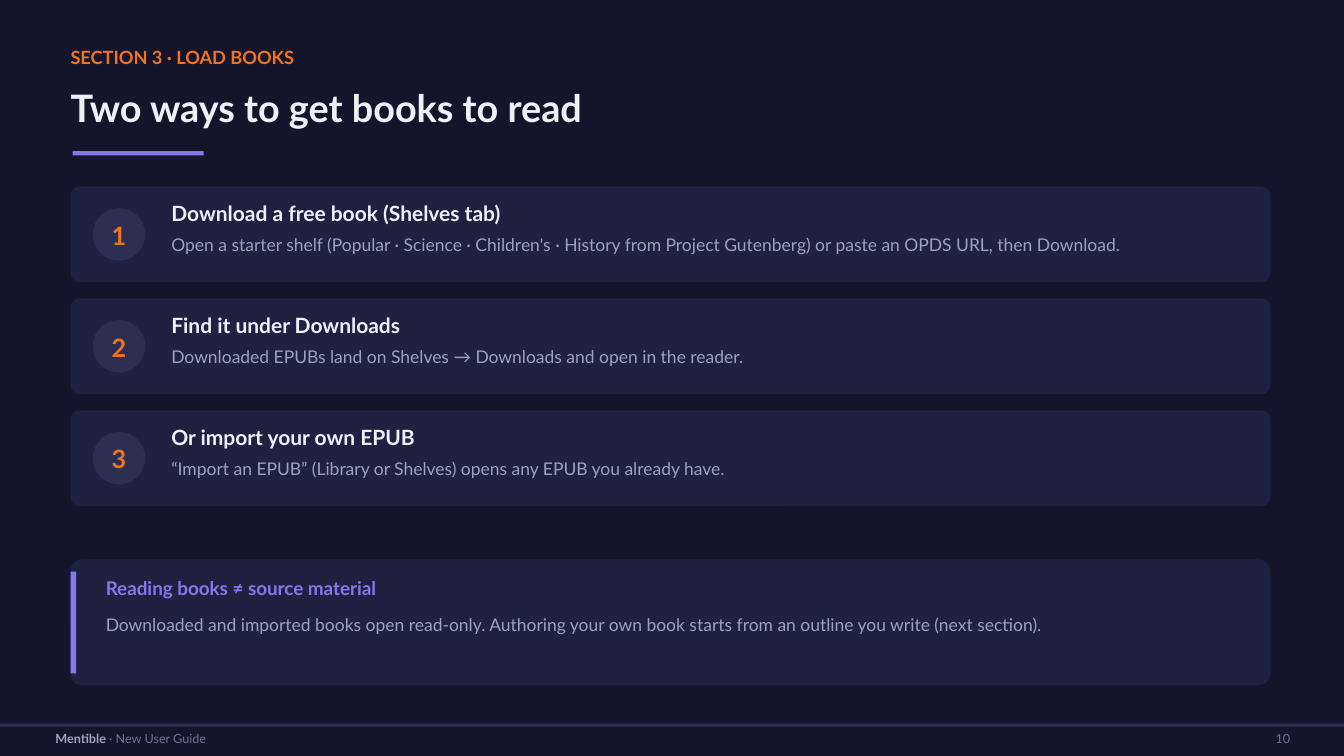
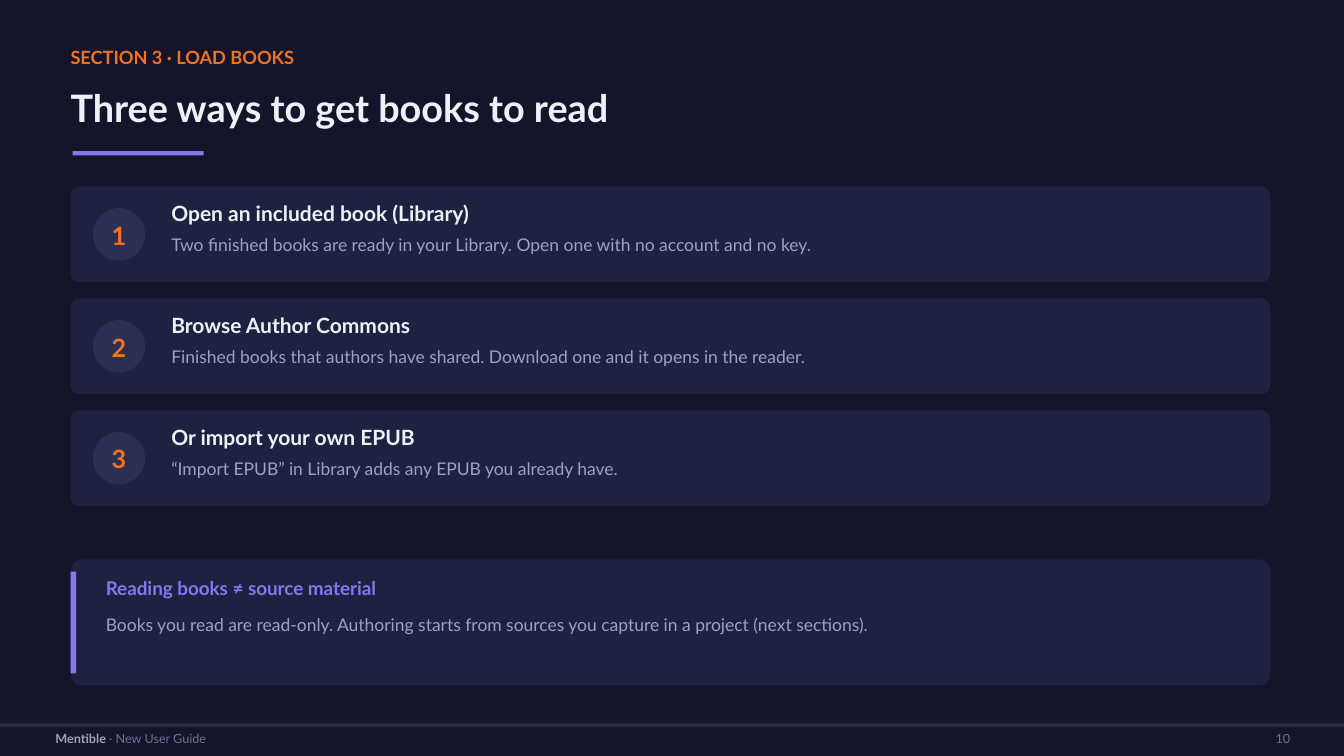
Before and after one commit to wegofwd2020-hub/Mentible, a slide deck: slide 10 of Mentible-New-User-Guide.pptx. Drawn at 1344x756 pixels with LibreOffice and Linux fonts; fonts in the diff are those of the drawing. Boxes give left, top, right and bottom in pixels: in the first picture for what was removed or moved away, otherwise in the second. Text is boxed around its words. In the diff, an @@ line names an element or a change of style, - is before the commit and + after.

```diff
--- a/Mentible-New-User-Guide.pptx
+++ b/Mentible-New-User-Guide.pptx
@@ text at (x1=71, y1=94, x2=608, y2=129): text changed @@
-Two ways to get books to read
+Three ways to get books to read
@@ text at (x1=171, y1=205, x2=468, y2=225): text changed @@
-Download a free book (Shelves tab)
+Open an included book (Library)
@@ text at (x1=171, y1=238, x2=811, y2=254): text changed @@
-Open a starter shelf (Popular · Science · Children's · History from Project Gutenberg) or paste an OPDS URL, then Download.
+Two finished books are ready in your Library. Open one with no account and no key.
@@ text at (x1=171, y1=317, x2=410, y2=333): text changed @@
-Find it under Downloads
+Browse Author Commons
@@ text at (x1=171, y1=350, x2=805, y2=366): text changed @@
-Downloaded EPUBs land on Shelves → Downloads and open in the reader.
+Finished books that authors have shared. Download one and it opens in the reader.
@@ text at (x1=171, y1=462, x2=617, y2=478): text changed @@
-“Import an EPUB” (Library or Shelves) opens any EPUB you already have.
+“Import EPUB” in Library adds any EPUB you already have.
@@ text at (x1=106, y1=618, x2=868, y2=634): text changed @@
-Downloaded and imported books open read-only. Authoring your own book starts from an outline you write (next section).
+Books you read are read-only. Authoring starts from sources you capture in a project (next sections).
```
Also in this commit, not shown: 18 other slides changed, 1 other file.
